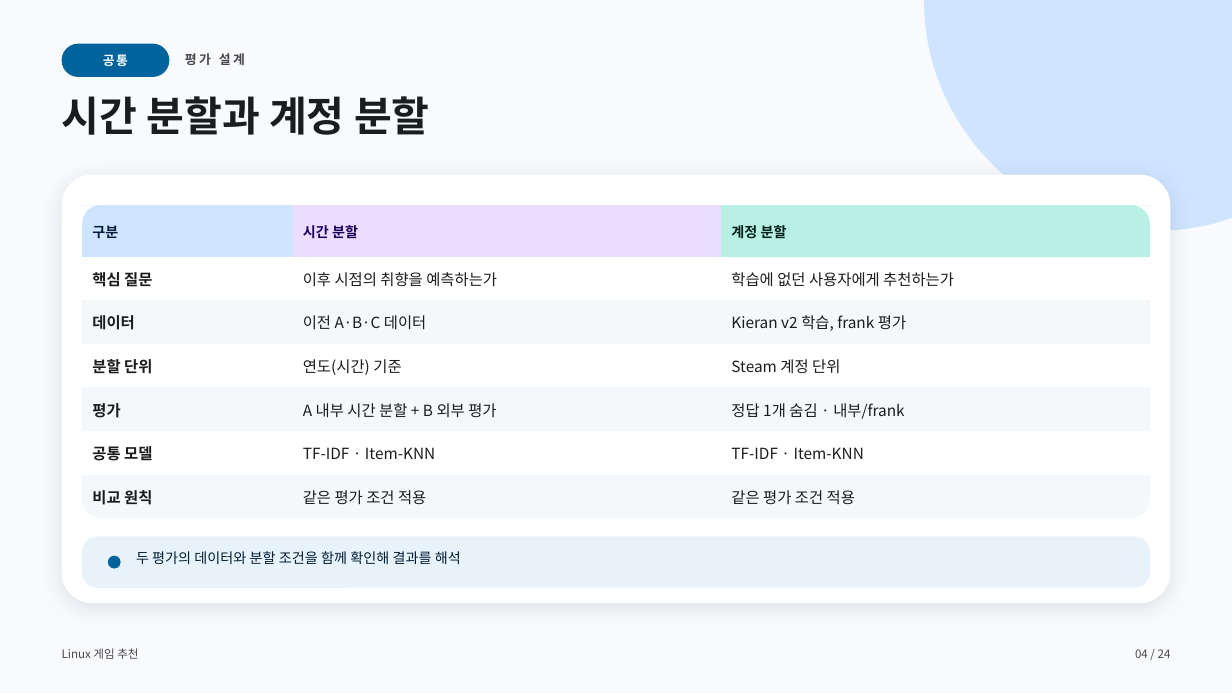
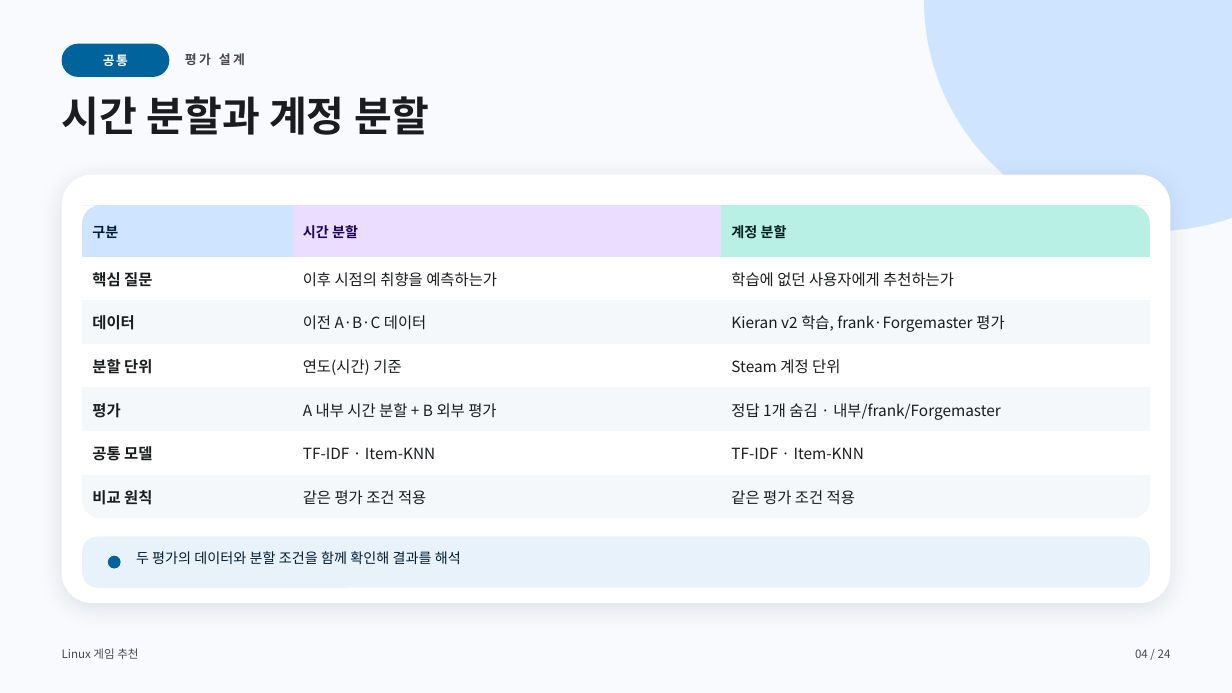
Before and after one commit to jinSeong-P/ML-game-recommendation, a slide deck: slide 4 of presentation/ML-game-recommendation-final.pptx. Drawn at 1232x693 pixels with LibreOffice and Linux fonts; fonts in the diff are those of the drawing. Boxes give left, top, right and bottom in pixels: in the first picture for what was removed or moved away, otherwise in the second. Text is boxed around its words. In the diff, an @@ line names an element or a change of style, - is before the commit and + after.

```diff
--- a/presentation/ML-game-recommendation-final.pptx
+++ b/presentation/ML-game-recommendation-final.pptx
@@ table at [82,205,1151,518] @@
-row 3, column 3: Kieran v2 학습, frank 평가
+row 3, column 3: Kieran v2 학습, frank·Forgemaster 평가
-row 5, column 3: 정답 1개 숨김 · 내부/frank
+row 5, column 3: 정답 1개 숨김 · 내부/frank/Forgemaster
```
Also in this commit, not shown: 9 other slides changed.
